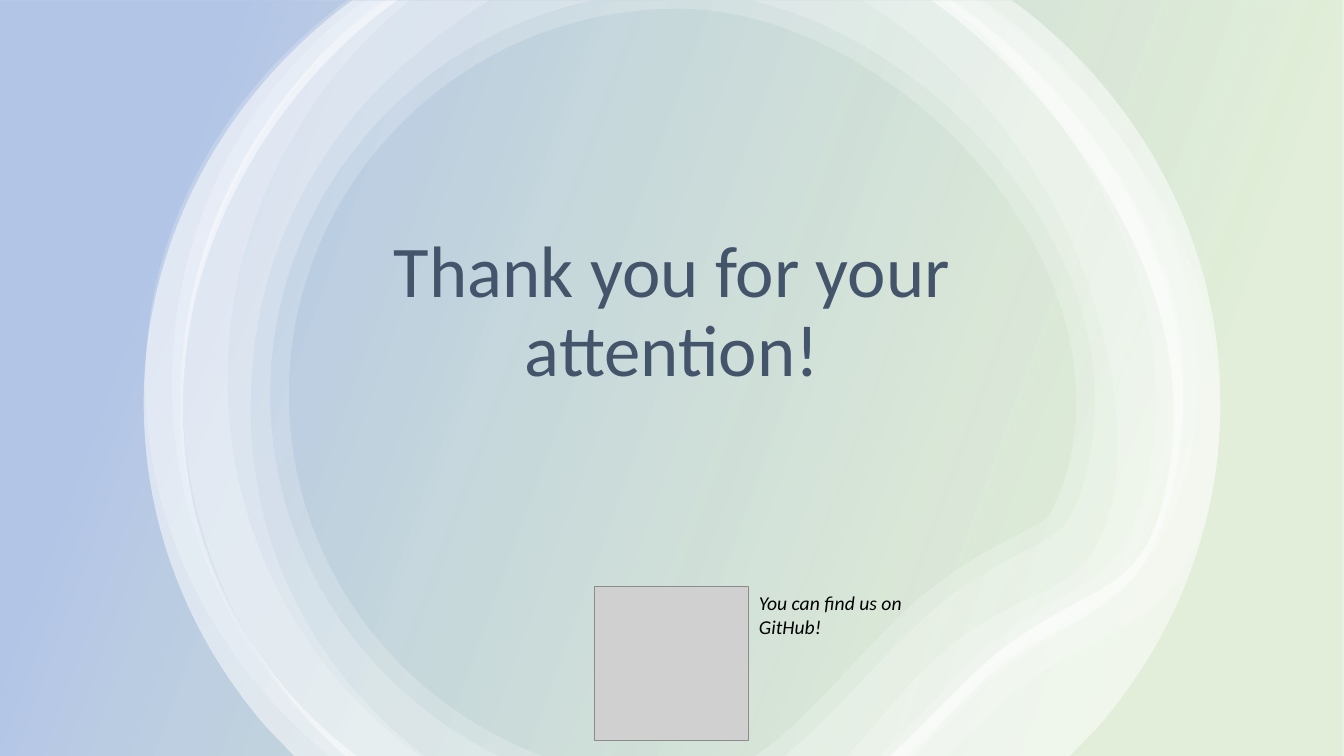
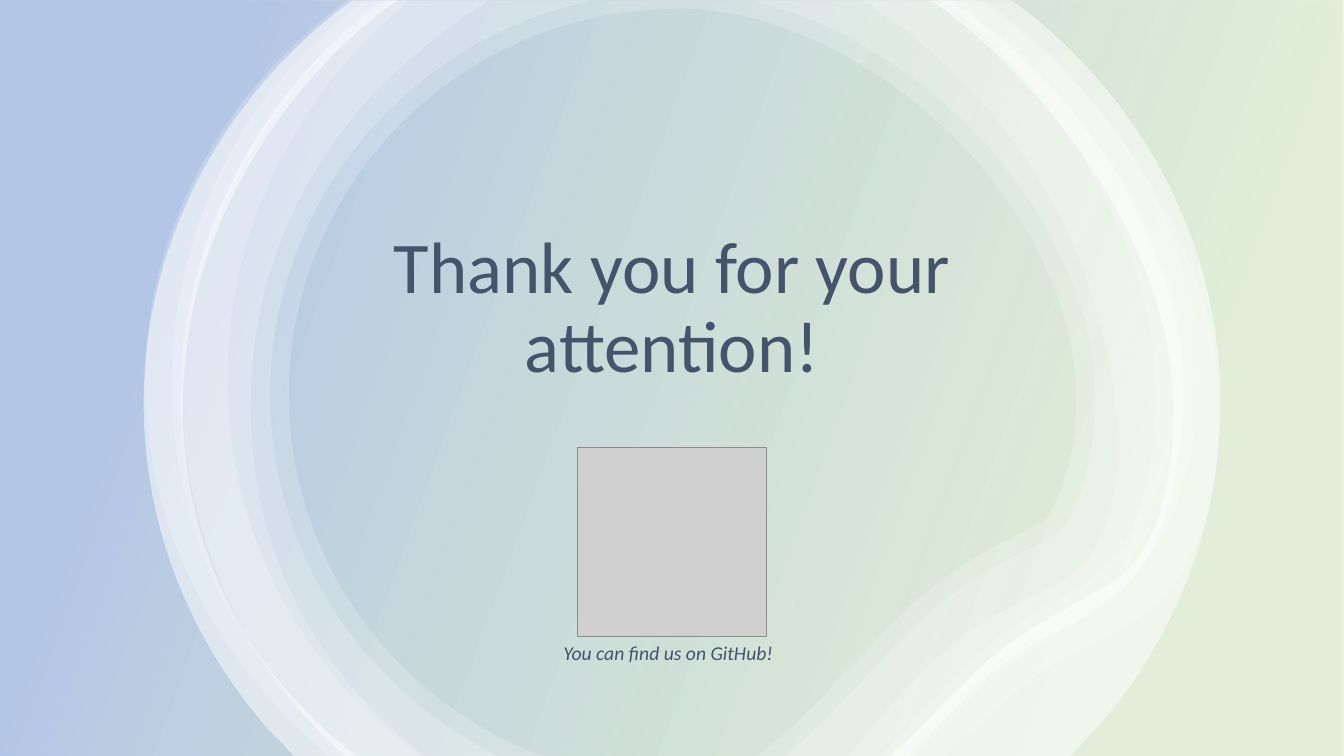
Before and after one commit to erikhelmut/ADL-recognition-with-wrist-worn-accelerometer, a slide deck: slide 10 of Activities of Daily Living-recognition-with-wrist-worn-accelerometer.pptx. Drawn at 1344x756 pixels with LibreOffice and Linux fonts; fonts in the diff are those of the drawing; grey boxes stand for pictures. Boxes give left, top, right and bottom in pixels: in the first picture for what was removed or moved away, otherwise in the second. Text is boxed around its words. In the diff, an @@ line names an element or a change of style, - is before the commit and + after.

```diff
--- a/Activities of Daily Living-recognition-with-wrist-worn-accelerometer.pptx
+++ b/Activities of Daily Living-recognition-with-wrist-worn-accelerometer.pptx
@@ title "Thank you for your attention!": place and size @@
-title "Thank you for your attention!" at <box>394,246,950,377</box>
+title "Thank you for your attention!" at <box>394,242,950,373</box>
@@ picture added at <box>578,448,766,636</box> @@
@@ picture removed at <box>595,587,749,741</box> @@
@@ text "You can find us on ...": place and size @@
-text "You can find us on ..." at <box>759,596,901,634</box>
+text "You can find us on ..." at <box>563,646,773,662</box>
@@ text "You can find us on ..." at <box>563,646,773,662</box>: text colour #000000 to #44546A @@
```
Also in this commit, not shown: 7 other slides changed, 1 other file.
